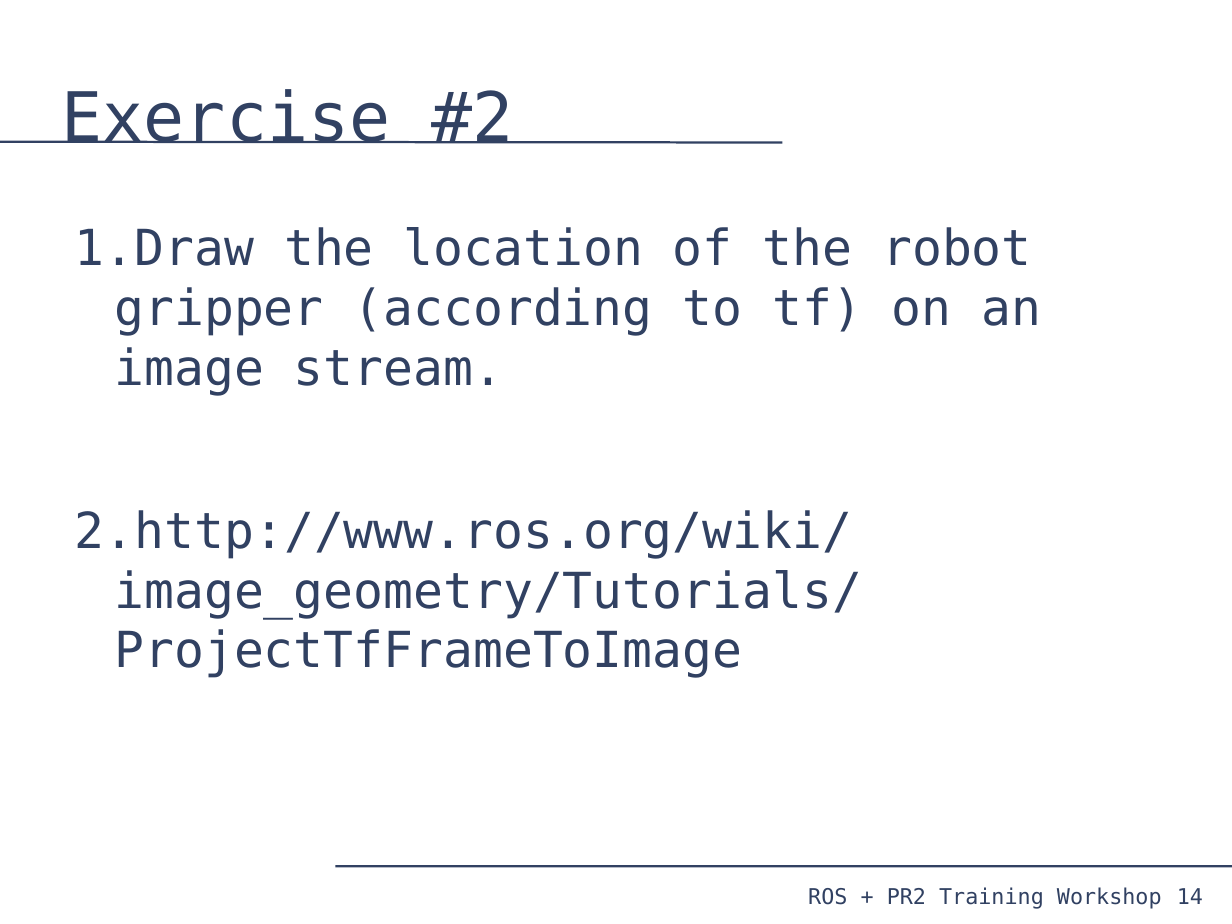
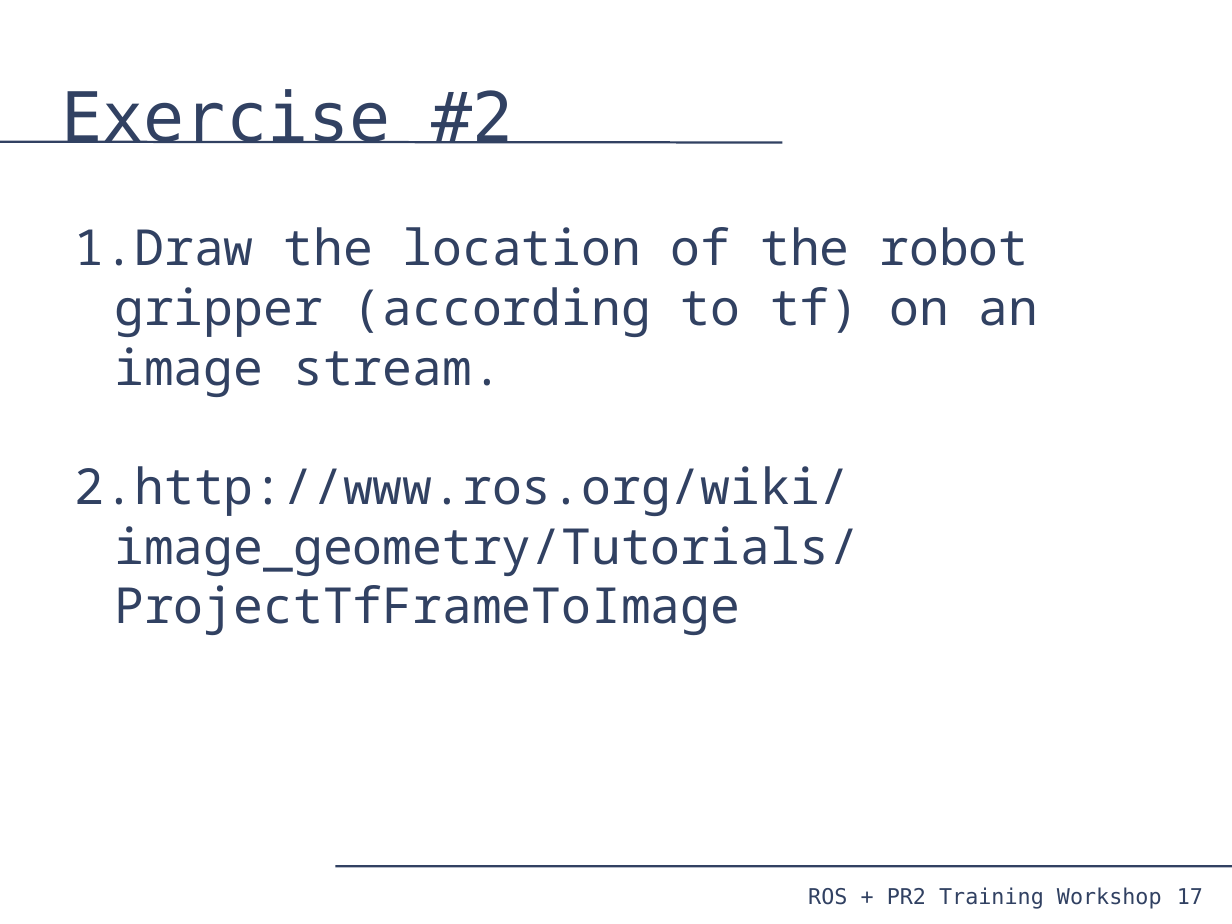
Before and after one commit to PR2/pr2_docs, a slide deck: slide 17 of pr2_training_workshop/processing_camera_data/slides.odp (slide 14 before the commit). Drawn at 1232x924 pixels with LibreOffice and Linux fonts; fonts in the diff are those of the drawing. Boxes give left, top, right and bottom in pixels: in the first picture for what was removed or moved away, otherwise in the second. Text is boxed around its words. In the diff, an @@ line names an element or a change of style, - is before the commit and + after.

```diff
--- a/pr2_training_workshop/processing_camera_data/slides.odp
+++ b/pr2_training_workshop/processing_camera_data/slides.odp
@@ text "Draw the location of the ..." at bbox=[75, 227, 1039, 635]: font DejaVu Sans Mono to Noto Sans Mono; less space between paragraphs @@
@@ page number at bbox=[1177, 888, 1203, 904]: text changed @@
-14
+17
```
Also in this commit, not shown: 12 other slides changed, 4 slides added, 1 slide removed.
